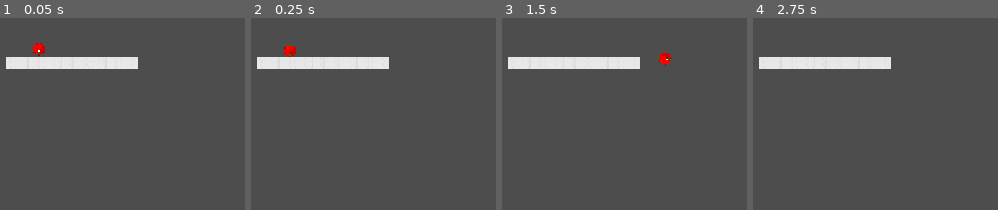
Above: before the commit, frames 1-4 (left to right).
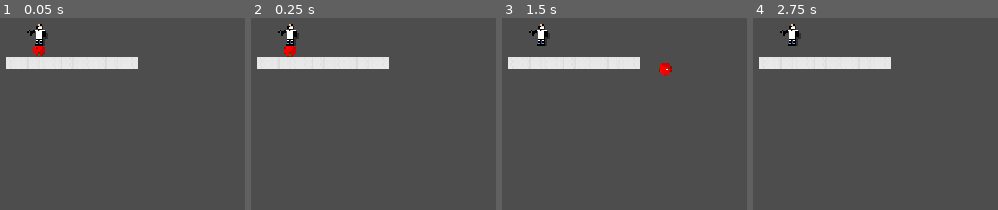
Above: after the commit, the same moments.

Repository: Uther871/TomatoEscape
Game: Godot game, scene res://level.tscn
Two runs of this game, one before a commit and one after it. Both use one fixed random seed, a clock stepped at 60 frames per second and the inputs below. The project has no main scene, so this scene is started directly.
Inputs:
- Up to frame 1 (0.05 s): no input
- Up to frame 2 (0.25 s): no input
- Up to frame 3 (1.5 s): tap Enter at 0.5 s; hold Space (jump) 0.53-1.28 s; hold D (move_right) from 0.53 s (still down); tap Space (jump) at 1.35 s
- Up to frame 4 (2.75 s): tap Space (jump) at 1.52, 1.82 s; release D (move_right) at 2.03 s; hold A (move_left) from 2.03 s (still down); hold Space (jump) from 2.03 s (still down)

The runs differ from the first frame. In frame 1, 0.6% of the frame differs, in the area x 11-20%, y 3-20%; in frame 2, 0.5%; in frame 3, 1.0%, in the area x 11-70%, y 3-31%; in frame 4, 0.5%.

Commit message:
Enemy gun-arm rotation, projectile hookup, collision layers, outline shader, player rolling physics + lower jump

Diff:
--- /dev/null
+++ b/Asety/assets/outline.gdshader
@@ -0,0 +1,16 @@
+shader_type canvas_item;
+
+uniform vec2 shadow_offset = vec2(1.0, 1.0);
+uniform vec4 shadow_color : source_color = vec4(0.0, 0.0, 0.0, 0.35);
+
+void fragment() {
+	vec2 pixel_size = TEXTURE_PIXEL_SIZE * shadow_offset;
+	vec4 base = texture(TEXTURE, UV);
+
+	if (base.a > 0.0) {
+		COLOR = base;
+	} else {
+		vec4 shadow_source = texture(TEXTURE, UV - pixel_size);
+		COLOR = vec4(shadow_color.rgb, shadow_color.a * shadow_source.a);
+	}
+}
--- a/enemies.tscn
+++ b/enemies.tscn
@@ -2,10 +2,24 @@
 
 [ext_resource type="Script" uid="uid://bwtcs72wg6dwg" path="res://enemy.gd" id="1_gu34h"]
 [ext_resource type="PackedScene" uid="uid://dtgsvl3q3dj6h" path="res://projectile.tscn" id="2_g5tt5"]
+[ext_resource type="Texture2D" uid="uid://b1ilykoq67lo7" path="res://Asety/assets/lisiy-2.png" id="3_1v8mu"]
+[ext_resource type="Shader" uid="uid://dre5lsap75ca4" path="res://Asety/assets/outline.gdshader" id="3_e0nqx"]
+[ext_resource type="Texture2D" uid="uid://du1v8j0m1rbbt" path="res://Asety/assets/gun.png" id="4_e0nqx"]
+[ext_resource type="Texture2D" uid="uid://bl3ctj0uwcafk" path="res://Asety/assets/Hand of lisiy.png" id="5_ke61e"]
+
+[sub_resource type="ShaderMaterial" id="ShaderMaterial_e0nqx"]
+shader = ExtResource("3_e0nqx")
+shader_parameter/shadow_offset = Vector2(2, 2)
+shader_parameter/shadow_color = Color(0, 0, 0, 0.4)
 
 [sub_resource type="RectangleShape2D" id="RectangleShape2D_vsy63"]
 
 [sub_resource type="RectangleShape2D" id="RectangleShape2D_ov4ip"]
+
+[sub_resource type="ShaderMaterial" id="ShaderMaterial_jwg6e"]
+shader = ExtResource("3_e0nqx")
+shader_parameter/shadow_offset = Vector2(1, 1)
+shader_parameter/shadow_color = Color(0, 0, 0, 0.35)
 
 [sub_resource type="RectangleShape2D" id="RectangleShape2D_qtsop"]
 
@@ -14,12 +28,20 @@
 [node name="Enemies" type="Node2D" unique_id=1735700191]
 
 [node name="Enemy1" type="StaticBody2D" parent="." unique_id=1580087695]
+texture_filter = 1
+collision_layer = 4
+collision_mask = 0
 script = ExtResource("1_gu34h")
 projectile_scene = ExtResource("2_g5tt5")
 
-[node name="Sprite2D" type="Sprite2D" parent="Enemy1" unique_id=1749130489]
+[node name="BodySprite" type="Sprite2D" parent="Enemy1" unique_id=1749130489]
+z_index = 2
+material = SubResource("ShaderMaterial_e0nqx")
+texture = ExtResource("3_1v8mu")
 
 [node name="DetectionArea" type="Area2D" parent="Enemy1" unique_id=328770870]
+collision_layer = 16
+collision_mask = 2
 
 [node name="CollisionShape2D" type="CollisionShape2D" parent="Enemy1/DetectionArea" unique_id=99131858]
 shape = SubResource("RectangleShape2D_vsy63")
@@ -29,18 +51,63 @@
 [node name="CollisionShape2D" type="CollisionShape2D" parent="Enemy1" unique_id=5060506]
 shape = SubResource("RectangleShape2D_ov4ip")
 
+[node name="GunPivot" type="Node2D" parent="Enemy1" unique_id=1604796540]
+position = Vector2(-5, -8)
+
+[node name="GunSprite" type="Sprite2D" parent="Enemy1/GunPivot" unique_id=1779741617]
+z_index = 2
+texture_filter = 1
+position = Vector2(-7, 6)
+scale = Vector2(0.6, 0.6)
+texture = ExtResource("4_e0nqx")
+
+[node name="Muzzle" type="Marker2D" parent="Enemy1/GunPivot" unique_id=1367152317]
+position = Vector2(-7, -8)
+
+[node name="HandSprite" type="Sprite2D" parent="Enemy1/GunPivot" unique_id=806657516]
+texture_filter = 1
+position = Vector2(-2, 5)
+rotation = 0.7086037
+texture = ExtResource("5_ke61e")
+
 [node name="Enemy2" type="StaticBody2D" parent="." unique_id=1913679124]
+collision_layer = 4
 script = ExtResource("1_gu34h")
 projectile_scene = ExtResource("2_g5tt5")
 
-[node name="Sprite2D" type="Sprite2D" parent="Enemy2" unique_id=1697234886]
+[node name="BodySprite" type="Sprite2D" parent="Enemy2" unique_id=1697234886]
+z_index = 1
+texture_filter = 1
+material = SubResource("ShaderMaterial_jwg6e")
+texture = ExtResource("3_1v8mu")
 
 [node name="CollisionShape2D" type="CollisionShape2D" parent="Enemy2" unique_id=242397097]
 shape = SubResource("RectangleShape2D_qtsop")
 
 [node name="DetectionArea" type="Area2D" parent="Enemy2" unique_id=633356145]
+collision_layer = 16
+collision_mask = 2
 
 [node name="CollisionShape2D" type="CollisionShape2D" parent="Enemy2/DetectionArea" unique_id=1464437322]
 shape = SubResource("RectangleShape2D_gu34h")
 
 [node name="ShootTimer" type="Timer" parent="Enemy2" unique_id=814065101]
+
+[node name="GunPivot" type="Node2D" parent="Enemy2" unique_id=1328676352]
+position = Vector2(-5, -7)
+
+[node name="GunSprite" type="Sprite2D" parent="Enemy2/GunPivot" unique_id=1734489728]
+z_index = 2
+texture_filter = 1
+position = Vector2(-7, 4)
+scale = Vector2(0.5625, 0.625)
+texture = ExtResource("4_e0nqx")
+
+[node name="Muzzle" type="Marker2D" parent="Enemy2/GunPivot" unique_id=1077284572]
+position = Vector2(0, 2)
+
+[node name="HandSprite" type="Sprite2D" parent="Enemy2/GunPivot" unique_id=456128659]
+texture_filter = 1
+position = Vector2(-2.0000005, 4)
+rotation = 0.7086037
+texture = ExtResource("5_ke61e")
--- a/enemy.gd
+++ b/enemy.gd
@@ -1,52 +1,60 @@
 extends StaticBody2D
 
 @export var projectile_scene: PackedScene
-@export var shoot_cooldown: float = 1.5
+@export var gun_rotation_speed: float = 6.0   # чим більше — тим швидше "довертає" ствол до гравця
 
+@onready var gun_pivot: Node2D = $GunPivot
+@onready var gun_sprite: Sprite2D = $GunPivot/GunSprite
+@onready var hand_sprite: Sprite2D = $GunPivot/HandSprite
+@onready var muzzle: Marker2D = $GunPivot/Muzzle
+@onready var detection_area: Area2D = $DetectionArea
 @onready var shoot_timer: Timer = $ShootTimer
-@onready var detection_area: Area2D = $DetectionArea
 
-var player_in_range: bool = false
-var target_player: Node2D = null
+var target: Node2D = null
 
 
 func _ready() -> void:
-	shoot_timer.wait_time = shoot_cooldown
-	shoot_timer.one_shot = false
+	detection_area.body_entered.connect(_on_detection_area_body_entered)
+	detection_area.body_exited.connect(_on_detection_area_body_exited)
 	shoot_timer.timeout.connect(_on_shoot_timer_timeout)
 
-	detection_area.body_entered.connect(_on_detection_area_body_entered)
-	detection_area.body_exited.connect(_on_detection_area_body_exited)
+
+func _physics_process(delta: float) -> void:
+	if target:
+		_aim_at_target(delta)
+
+
+func _aim_at_target(delta: float) -> void:
+	var to_target := target.global_position - gun_pivot.global_position
+	var target_angle := to_target.angle()
+
+	# плавний доворот замість миттєвого "клацання" в бік гравця
+	gun_pivot.rotation = lerp_angle(gun_pivot.rotation, target_angle, gun_rotation_speed * delta)
+
+	# коли ствол дивиться вліво, перевертаємо спрайти по вертикалі,
+	# щоб рука/зброя не опинялись "догори ногами"
+	var facing_left: bool = abs(wrapf(gun_pivot.rotation, -PI, PI)) > PI / 2.0
+	gun_sprite.flip_v = facing_left
+	hand_sprite.flip_v = facing_left
 
 
 func _on_detection_area_body_entered(body: Node2D) -> void:
 	if body.is_in_group("player"):
-		player_in_range = true
-		target_player = body
+		target = body
 		shoot_timer.start()
 
 
 func _on_detection_area_body_exited(body: Node2D) -> void:
-	if body.is_in_group("player"):
-		player_in_range = false
-		target_player = null
+	if body == target:
+		target = null
 		shoot_timer.stop()
 
 
 func _on_shoot_timer_timeout() -> void:
-	if not player_in_range or target_player == null:
-		return
-	_shoot()
-
-
-func _shoot() -> void:
-	if projectile_scene == null:
-		push_warning("Projectile scene не призначена в інспекторі Enemy!")
+	if not target or not projectile_scene:
 		return
 
-	var projectile = projectile_scene.instantiate()
+	var projectile := projectile_scene.instantiate()
 	get_tree().current_scene.add_child(projectile)
-
-	projectile.global_position = global_position
-	var direction = (target_player.global_position - global_position).normalized()
-	projectile.set_direction(direction)
+	projectile.global_position = muzzle.global_position
+	projectile.set_direction(Vector2.RIGHT.rotated(gun_pivot.rotation))
--- a/player.gd
+++ b/player.gd
@@ -2,9 +2,10 @@
 
 # --- Рух ---
 @export var speed: float = 200.0
-@export var jump_velocity: float = -400.0
+@export var jump_velocity: float = -320.0        # було -400.0 — стрибок нижчий
 @export var acceleration: float = 1500.0
-@export var friction: float = 1200.0
+@export var rolling_friction: float = 250.0      # НОВЕ: слабке гальмування = інерція після відпуску
+@export var jump_cut_gravity_mult: float = 2.2   # НОВЕ: додаткова гравітація на злеті — коротший, "клацаючий" стрибок
 
 # --- Розмір / "HP" ---
 @export var max_size: int = 5
@@ -28,8 +29,7 @@
 
 
 func _physics_process(delta: float) -> void:
-	if not is_on_floor():
-		velocity.y += gravity * delta
+	_apply_gravity(delta)
 
 	if Input.is_action_just_pressed("jump") and is_on_floor():
 		velocity.y = jump_velocity
@@ -38,9 +38,11 @@
 	var current_speed := get_current_speed()
 
 	if input_dir != 0:
+		# під час утримання клавіші — звичайне керування прискоренням
 		velocity.x = move_toward(velocity.x, input_dir * current_speed, acceleration * delta)
 	else:
-		velocity.x = move_toward(velocity.x, 0.0, friction * delta)
+		# після відпуску — слабке гальмування, томат ще трохи котиться за інерцією
+		velocity.x = move_toward(velocity.x, 0.0, rolling_friction * delta)
 
 	move_and_slide()
 
@@ -48,8 +50,19 @@
 	_check_landing()
 
 
+func _apply_gravity(delta: float) -> void:
+	if is_on_floor():
+		return
+
+	# на злеті (кнопка ще тримається, рух вгору) — звичайна гравітація,
+	# при падінні або відпущеній кнопці — посилена, щоб стрибок був коротшим і "клацав" одразу вниз
+	if velocity.y < 0.0 and Input.is_action_pressed("jump"):
+		velocity.y += gravity * delta
+	else:
+		velocity.y += gravity * jump_cut_gravity_mult * delta
+
+
 func _update_rolling(delta: float) -> void:
-	# Кутова швидкість = лінійна швидкість / радіус — фізично коректне кочення
 	if roll_radius > 0.0:
 		sprite.rotation += (velocity.x / roll_radius) * delta
 
--- a/player.tscn
+++ b/player.tscn
@@ -1,7 +1,13 @@
 [gd_scene format=3 uid="uid://bc1dgknqcho1w"]
 
 [ext_resource type="Script" uid="uid://ch25a64xnonnk" path="res://player.gd" id="1_4flbx"]
+[ext_resource type="Shader" uid="uid://dre5lsap75ca4" path="res://Asety/assets/outline.gdshader" id="2_i3pqv"]
 [ext_resource type="Texture2D" uid="uid://bve02gdqxy8js" path="res://Asety/assets/TOMATO_ESCAPE Sprite Shit.png" id="2_onrkg"]
+
+[sub_resource type="ShaderMaterial" id="ShaderMaterial_pg2g7"]
+shader = ExtResource("2_i3pqv")
+shader_parameter/shadow_offset = Vector2(1, 1)
+shader_parameter/shadow_color = Color(0, 0, 0, 0.35)
 
 [sub_resource type="AtlasTexture" id="AtlasTexture_i3pqv"]
 atlas = ExtResource("2_onrkg")
@@ -28,15 +34,19 @@
 [sub_resource type="CircleShape2D" id="CircleShape2D_sweqy"]
 
 [node name="Player" type="CharacterBody2D" unique_id=1884940187 groups=["player"]]
+collision_layer = 2
+collision_mask = 5
 script = ExtResource("1_4flbx")
 
 [node name="AnimatedSprite2D" type="AnimatedSprite2D" parent="." unique_id=1683028690]
 texture_filter = 1
+material = SubResource("ShaderMaterial_pg2g7")
 scale = Vector2(0.3, 0.3)
 sprite_frames = SubResource("SpriteFrames_sa2ql")
 animation = &"idle"
 
 [node name="CollisionShape2D" type="CollisionShape2D" parent="." unique_id=1217495783]
+visible = false
 position = Vector2(0, 1)
 scale = Vector2(0.9, 0.9)
 shape = SubResource("CircleShape2D_sweqy")
--- a/project.godot
+++ b/project.godot
@@ -37,6 +37,14 @@
 ]
 }
 
+[layer_names]
+
+2d_physics/layer_1="World"
+2d_physics/layer_2="Player"
+2d_physics/layer_3="Enemies"
+2d_physics/layer_4="Projectiles"
+2d_physics/layer_5="EnemyDetection"
+
 [physics]
 
 3d/physics_engine="Jolt Physics"
--- a/projectile.tscn
+++ b/projectile.tscn
@@ -5,6 +5,8 @@
 [sub_resource type="CircleShape2D" id="CircleShape2D_sa2ql"]
 
 [node name="Projectile" type="Area2D" unique_id=1425586449]
+collision_layer = 8
+collision_mask = 3
 script = ExtResource("1_a85iw")
 
 [node name="Sprite2D" type="Sprite2D" parent="." unique_id=709414720]
Not shown, added: Asety/assets/outline.gdshader.uid
